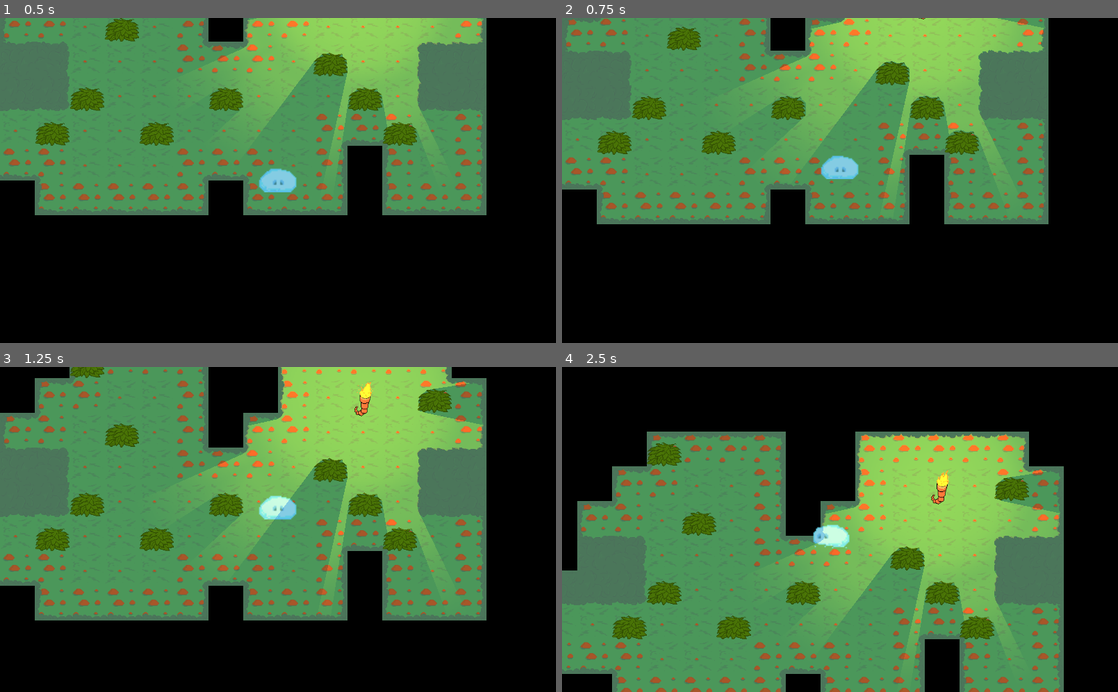
Above: before the commit, frames 1-4 (two rows, left to right).
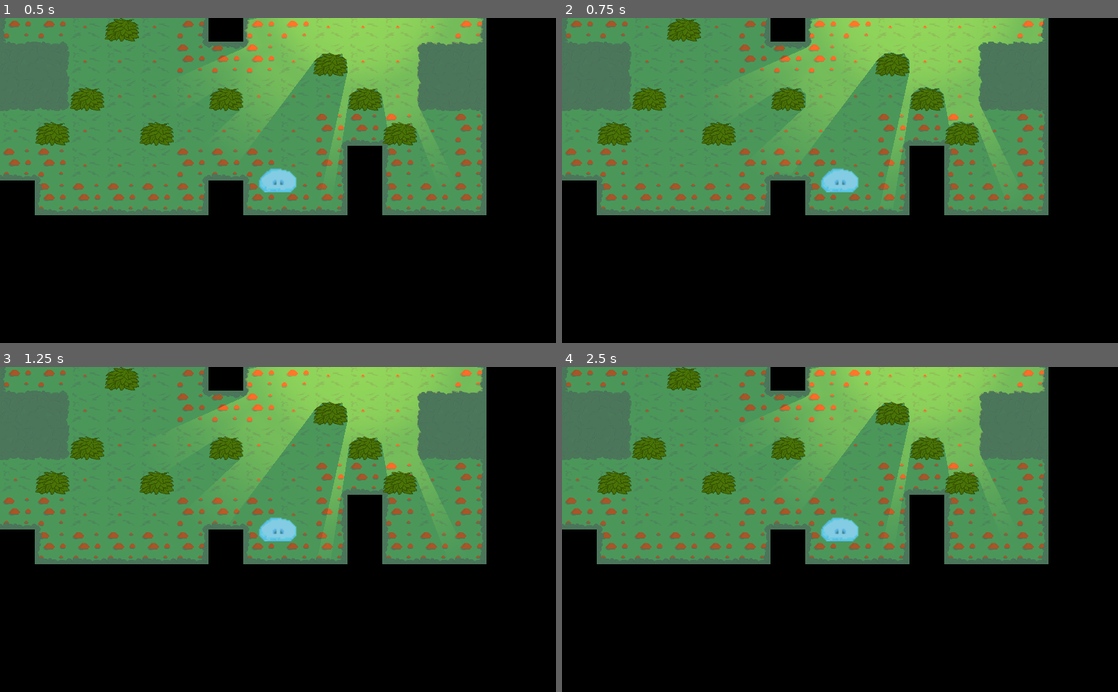
Above: after the commit, the same moments.

Repository: artis-krams/ggj21-lost-slime
Game: Godot game, scene res://TestJanis.tscn
The game is run twice, just before and just after one commit, with the same random seed, the same clock (stepped at 60 frames per second) and the same inputs. This scene is started directly instead of the project's main scene. Sound files missing from this copy of the repository are replaced by a short silence.
Inputs:
- Up to frame 1 (0.5 s): no input
- Up to frame 2 (0.75 s): tap Enter at 0.5 s; hold W (up) from 0.53 s (still down)
- Up to frame 3 (1.25 s): keep holding W (up)
- Up to frame 4 (2.5 s): release W (up) at 2.03 s; hold A (left) from 2.03 s (still down)

Frame 1 is identical in both runs. In frame 2, 15% of the frame differs, in the area x 0-88%, y 0-64%; in frame 3, 42%; in frame 4, 78%, in the area x 0-91%, y 0-100%.
Error after the commit: Attempt to call function 'get_playback_position' in base 'null instance' on a null instance. (res://Movement.gd:19)

Commit message:
added movement sound

Diff:
--- a/Main2D.tscn
+++ b/Main2D.tscn
@@ -1,7 +1,8 @@
-[gd_scene load_steps=5 format=2]
+[gd_scene load_steps=6 format=2]
 
 [ext_resource path="res://Player.tscn" type="PackedScene" id=1]
 [ext_resource path="res://Torch.tscn" type="PackedScene" id=2]
+[ext_resource path="res://sound/sfx_step_sand_l_2.ogg" type="AudioStream" id=3]
 [ext_resource path="res://background.png" type="Texture" id=5]
 [ext_resource path="res://FirstLevel.tscn" type="PackedScene" id=42]
 
@@ -16,6 +17,10 @@
 
 [node name="Player" parent="." instance=ExtResource( 1 )]
 
+[node name="FootSteps" type="AudioStreamPlayer" parent="Player"]
+stream = ExtResource( 3 )
+pitch_scale = 0.65
+
 [node name="Camera" type="Camera2D" parent="Player"]
 current = true
 smoothing_enabled = true
--- a/Movement.gd
+++ b/Movement.gd
@@ -16,21 +16,28 @@
 
 func get_input():
 	velocity = Vector2()
+	var time = $FootSteps.get_playback_position() + AudioServer.get_time_since_last_mix()
 
 	if !Input.is_action_pressed("right") && !Input.is_action_pressed("left") && !Input.is_action_pressed("up") && !Input.is_action_pressed("down"):
 		$AnimatedSprite.play("idle")
+		$FootSteps.stop()
+		time = 0
 
 	if Input.is_action_pressed('down'):
 		$AnimatedSprite.play("run_up")
+		$FootSteps.play(time)
 		velocity.y += 1
 	if Input.is_action_pressed('up'):
 		$AnimatedSprite.play("run_down")
+		$FootSteps.play(time)
 		velocity.y -= 1
 	if Input.is_action_pressed('right'):
 		$AnimatedSprite.play("run_right")
+		$FootSteps.play(time)
 		velocity.x += 1
 	if Input.is_action_pressed('left'):
 		$AnimatedSprite.play("run_left")
+		$FootSteps.play(time)
 		velocity.x -= 1
 
 	velocity = velocity.normalized() * speed
